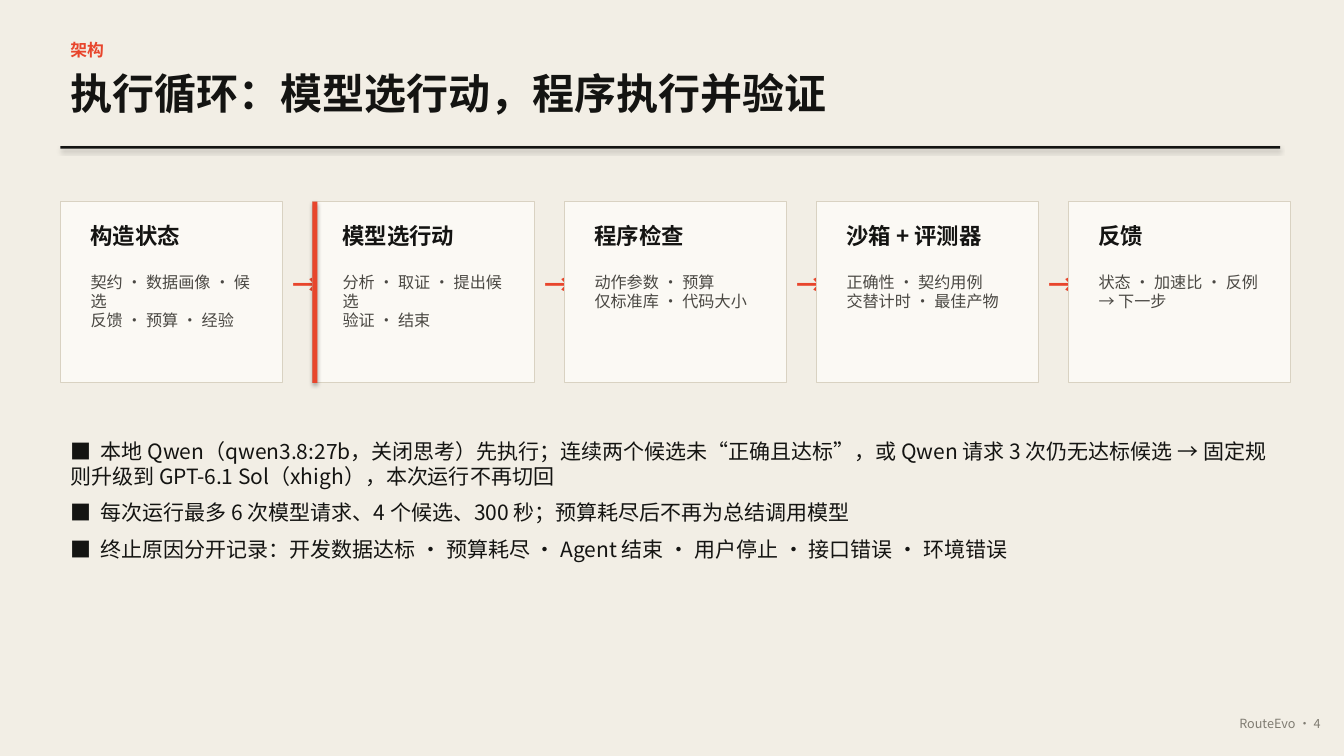
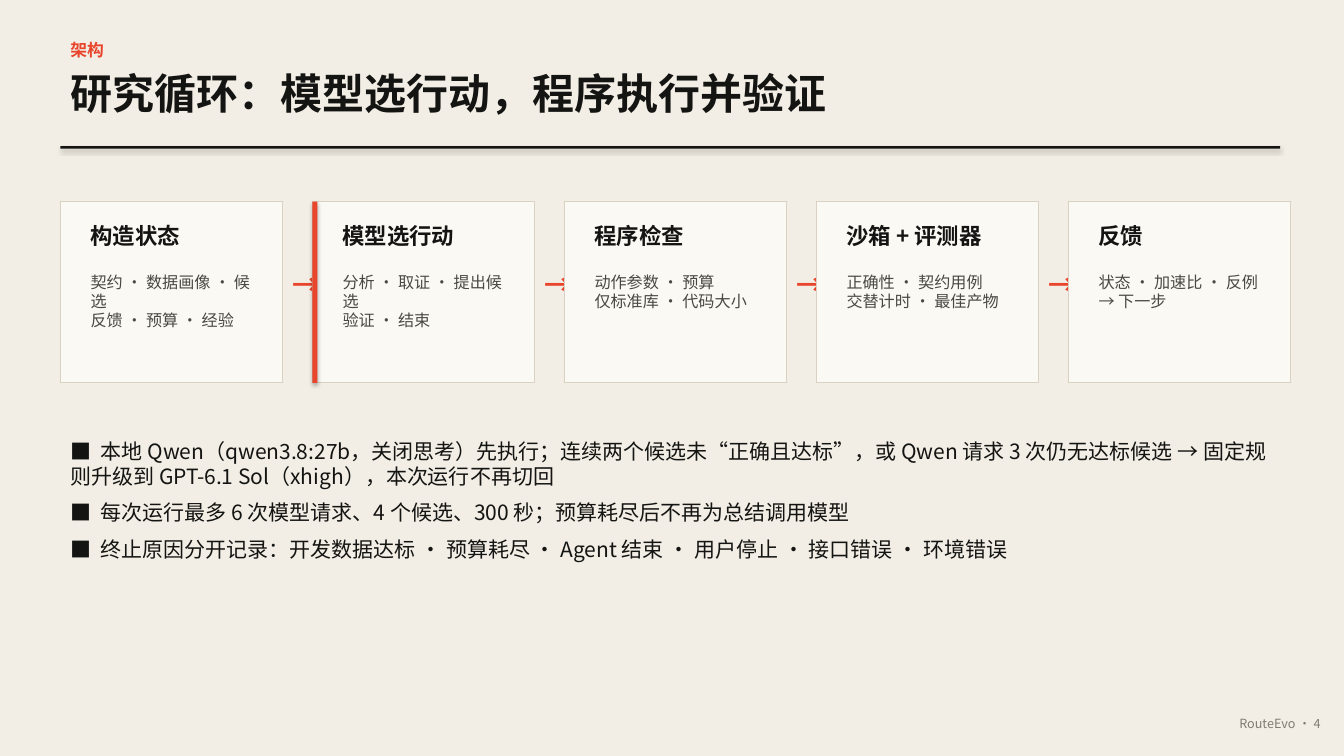
Before and after one commit to bohack-2026-hw/QuotaCrux, a slide deck: slide 4 of docs/RouteEvo.pptx. Drawn at 1344x756 pixels with LibreOffice and Linux fonts; fonts in the diff are those of the drawing. Boxes give left, top, right and bottom in pixels: in the first picture for what was removed or moved away, otherwise in the second. Text is boxed around its words. In the diff, an @@ line names an element or a change of style, - is before the commit and + after.

```diff
--- a/docs/RouteEvo.pptx
+++ b/docs/RouteEvo.pptx
@@ text at <box>70,73,826,115</box>: text changed @@
-执行循环：模型选行动，程序执行并验证
+研究循环：模型选行动，程序执行并验证
```
Also in this commit, not shown: 16 other slides changed, 3 slides added, 4 other files.
